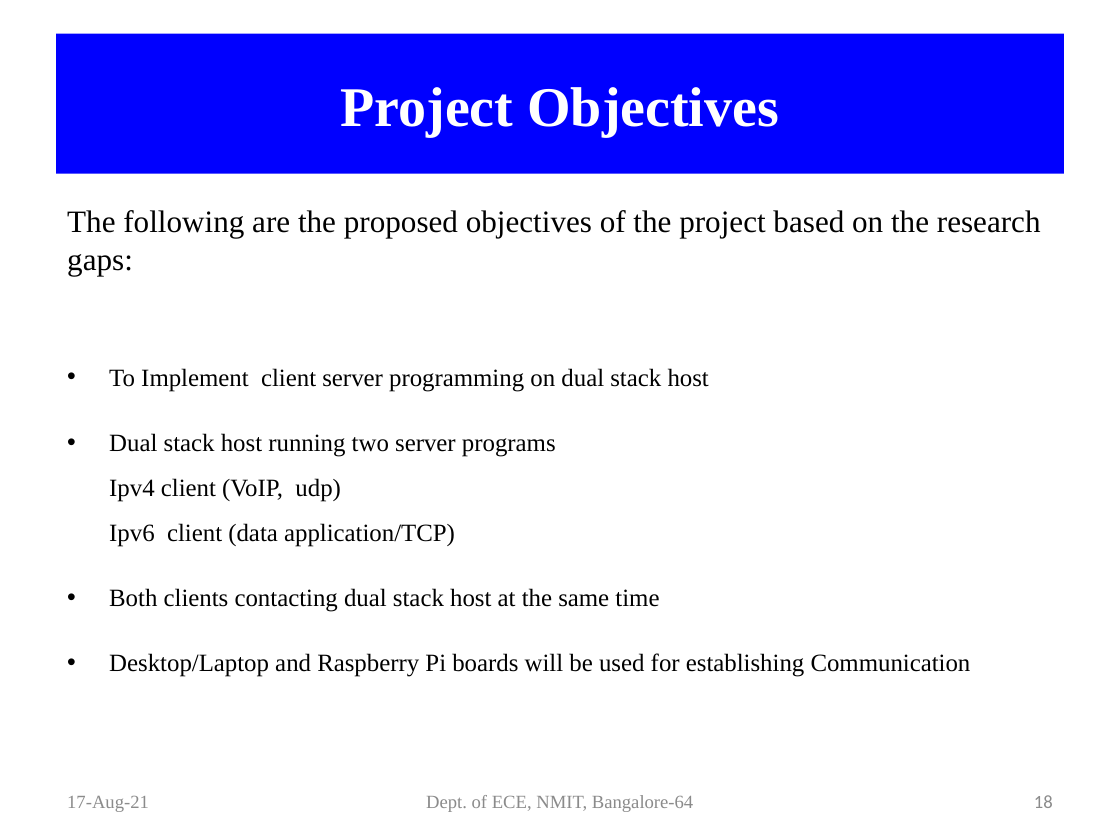
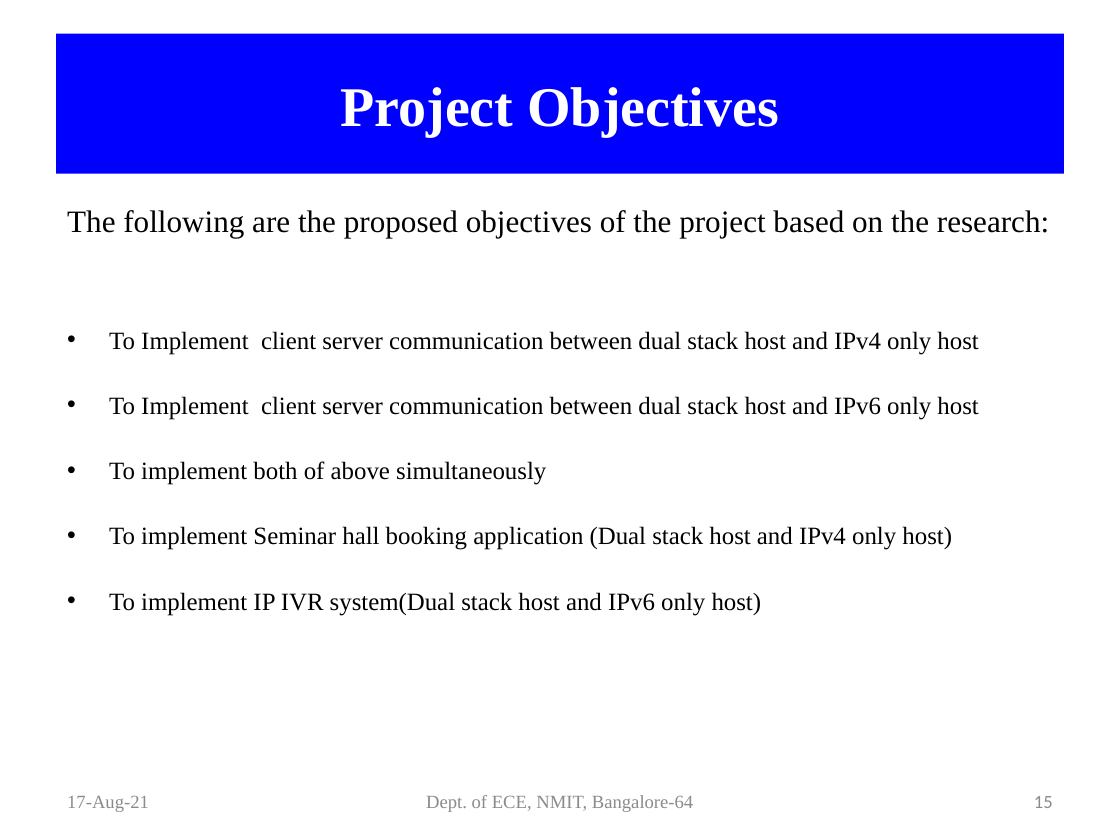
Before and after one commit to Shivakumarbharath/Dual-Stack-Host, a slide deck: slide 15 of Official Documents/Project Batch 16 phase1.pptx (slide 18 before the commit). Drawn at 1120x840 pixels with LibreOffice and Linux fonts; fonts in the diff are those of the drawing. Boxes give left, top, right and bottom in pixels: in the first picture for what was removed or moved away, otherwise in the second. Text is boxed around its words. In the diff, an @@ line names an element or a change of style, - is before the commit and + after.

```diff
--- a/Official Documents/Project Batch 16 phase1.pptx
+++ b/Official Documents/Project Batch 16 phase1.pptx
@@ text at (67, 210, 1049, 616): text changed @@
-The following are the proposed objectives of the project based on the research gaps:
-• To Implement client server programming on dual stack host
-• Dual stack host running two server programs
-  Ipv4 client (VoIP, udp)
-  Ipv6 client (data application/TCP)
-• Both clients contacting dual stack host at the same time
-• Desktop/Laptop and Raspberry Pi boards will be used for establishing Communication
+The following are the proposed objectives of the project based on the research:
+• To Implement client server communication between dual stack host and IPv4 only host
+• To Implement client server communication between dual stack host and IPv6 only host
+• To implement both of above simultaneously
+• To implement Seminar hall booking application (Dual stack host and IPv4 only host)
+• To implement IP IVR system(Dual stack host and IPv6 only host)
@@ page number at (1034, 796, 1053, 808): text changed @@
-18
+15
```
Also in this commit, not shown: 12 other slides changed, 2 slides removed.
